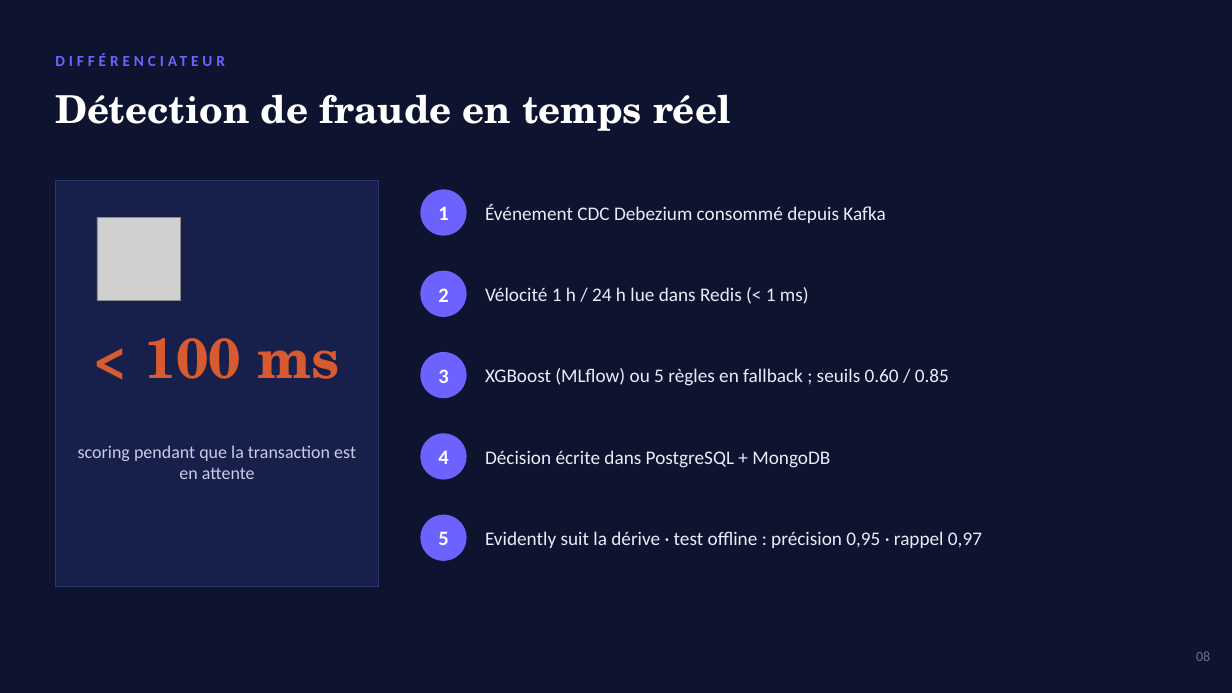
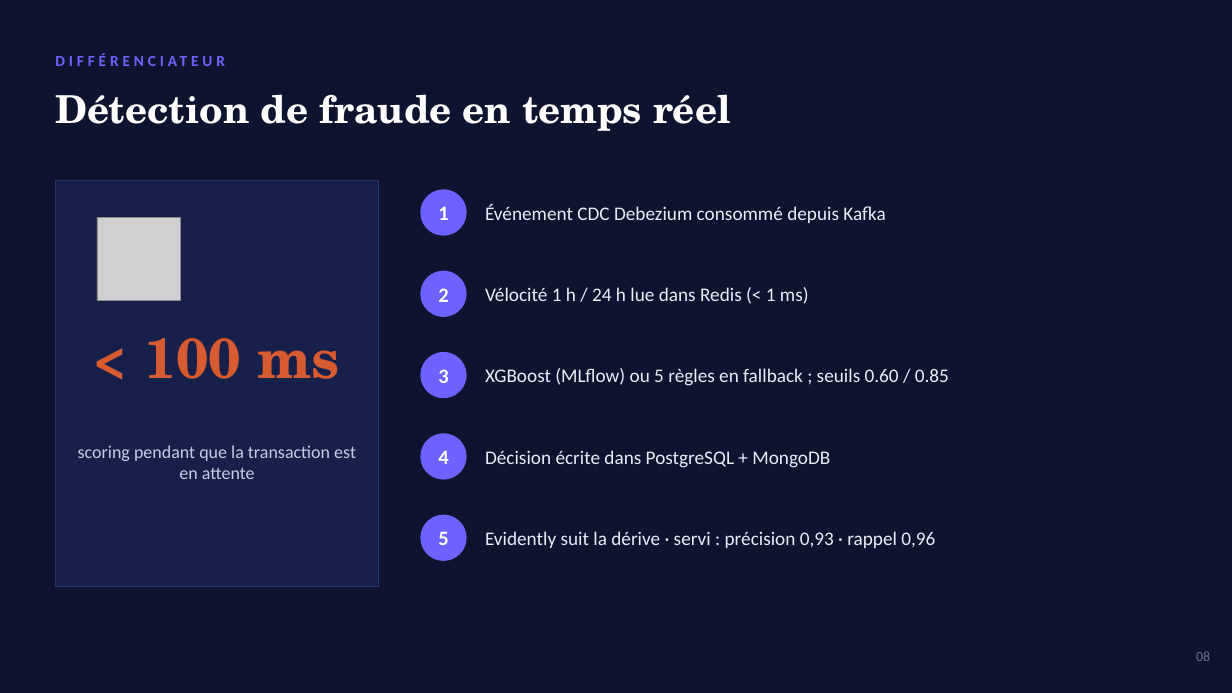
Before and after one commit to PDUCLOS/BLOC2-STRIPE, a slide deck: slide 11 of presentation/stripe_presentation_bloc2.pptx. Drawn at 1232x693 pixels with LibreOffice and Linux fonts; fonts in the diff are those of the drawing; grey boxes stand for pictures. Boxes give left, top, right and bottom in pixels: in the first picture for what was removed or moved away, otherwise in the second. Text is boxed around its words. In the diff, an @@ line names an element or a change of style, - is before the commit and + after.

```diff
--- a/presentation/stripe_presentation_bloc2.pptx
+++ b/presentation/stripe_presentation_bloc2.pptx
@@ text at box(485, 531, 935, 548): text changed @@
-Evidently suit la dérive · test offline : précision 0,95 · rappel 0,97
+Evidently suit la dérive · servi : précision 0,93 · rappel 0,96
```
Also in this commit, not shown: 2 other slides changed, 1 slide added, 25 other files.
